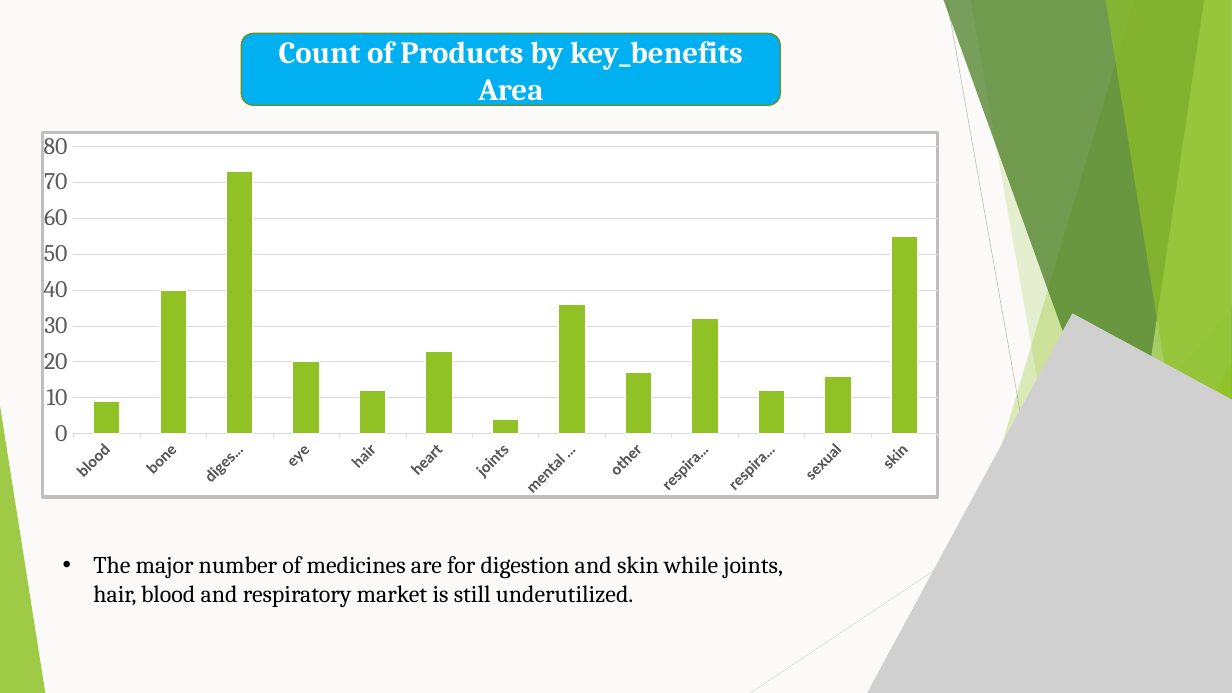
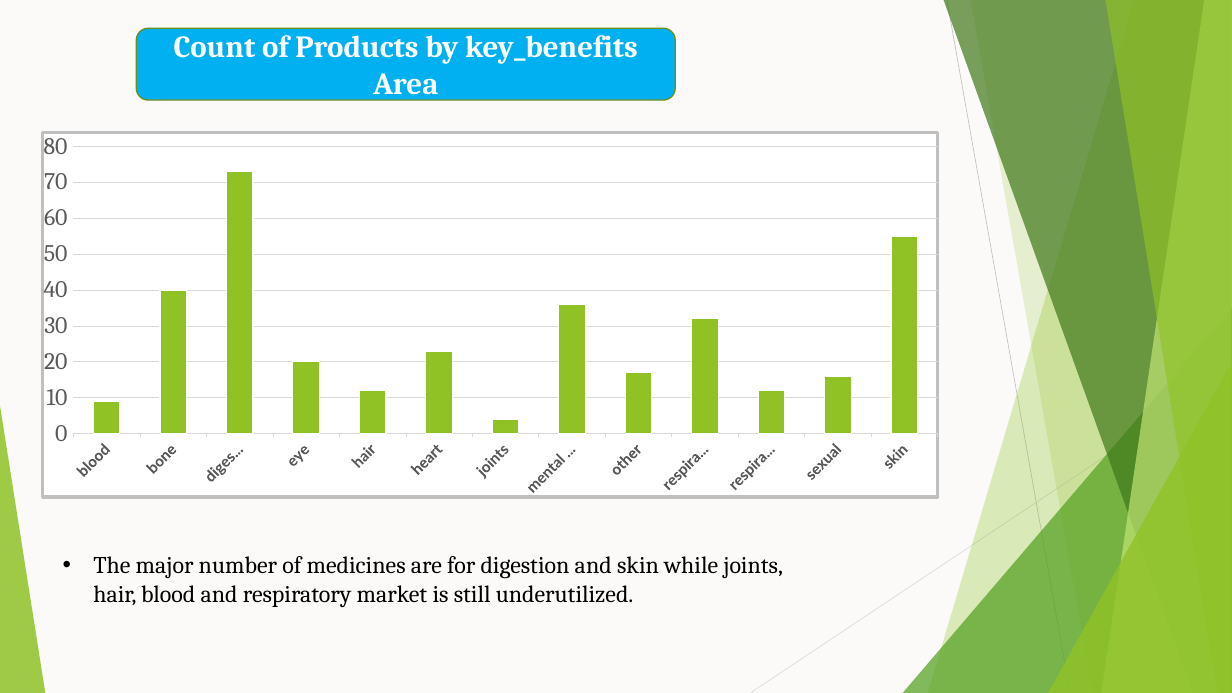
Before and after one commit to MaasahebbiUstad/1mg-Homeopathy-Data-Analysis, a slide deck: slide 7 of 1mg_Homoepathy_ppt.pptx. Drawn at 1232x693 pixels with LibreOffice and Linux fonts; fonts in the diff are those of the drawing; grey boxes stand for pictures. Boxes give left, top, right and bottom in pixels: in the first picture for what was removed or moved away, otherwise in the second. Text is boxed around its words. In the diff, an @@ line names an element or a change of style, - is before the commit and + after.

```diff
--- a/1mg_Homoepathy_ppt.pptx
+++ b/1mg_Homoepathy_ppt.pptx
@@ rounded rectangle "Count of Products by key_benefits ..." moved from (x1=241, y1=33, x2=780, y2=105) to (x1=136, y1=28, x2=675, y2=100) @@
@@ picture removed at (x1=831, y1=313, x2=1232, y2=693) @@
```
Also in this commit, not shown: 7 other slides changed, 2 slides added.
